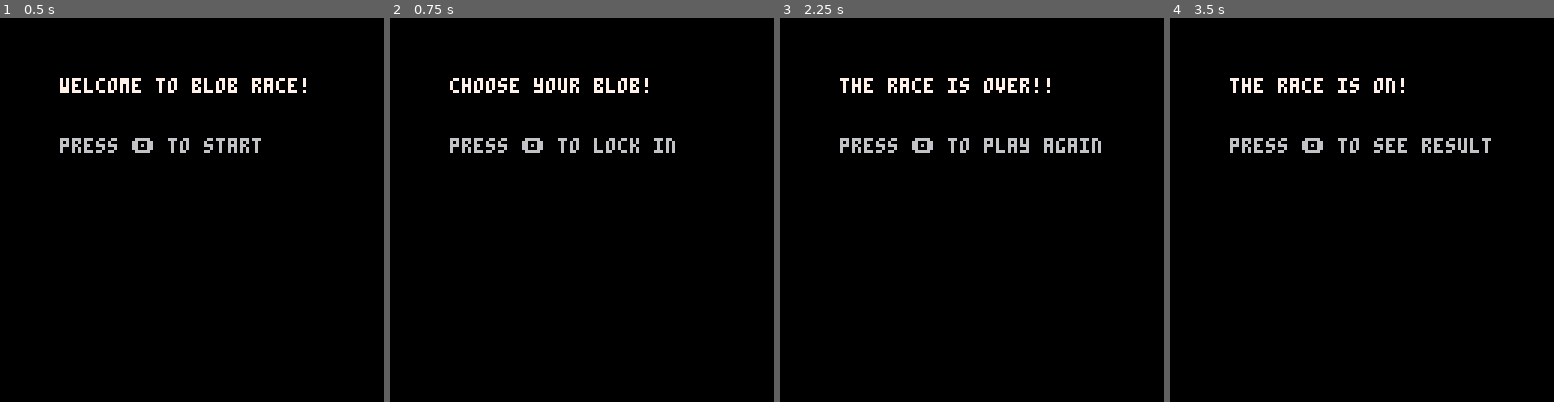
Above: before the commit, frames 1-4 (left to right).
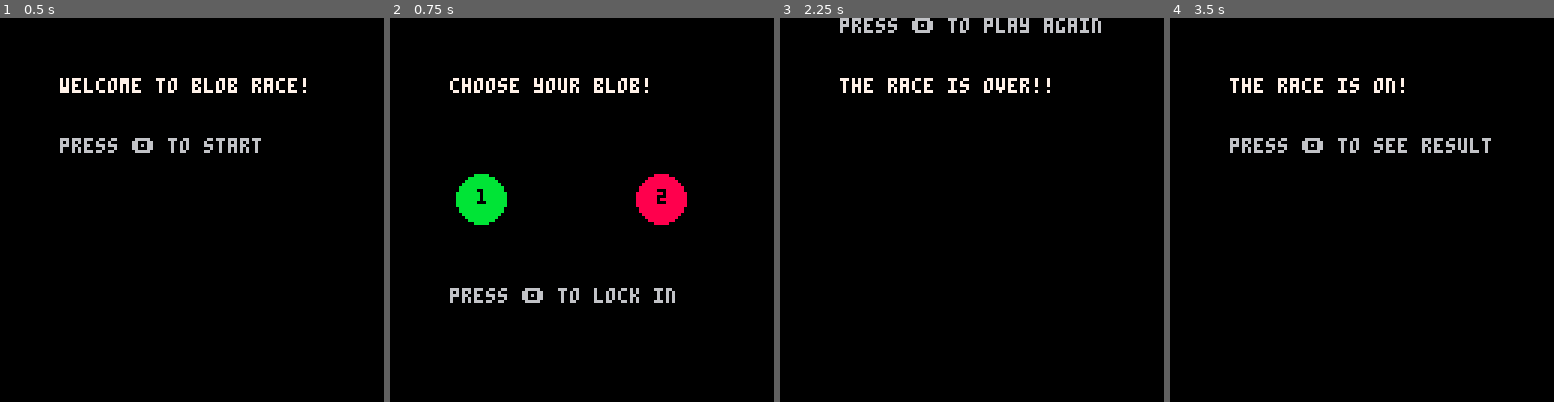
Above: after the commit, the same moments.

Repository: geopet/formula-blob
Game: PICO-8 cartridge blob_race.p8
Two runs of this game, one before a commit and one after it. Both use one fixed random seed, a clock stepped at 60 frames per second and the inputs below.
Inputs:
- Up to frame 1 (0.5 s): no input
- Up to frame 2 (0.75 s): tap O (Z key) at 0.7 s
- Up to frame 3 (2.25 s): tap O (Z key) at 1.7, 2.1 s
- Up to frame 4 (3.5 s): tap O (Z key) at 2.5, 2.9, 3.3 s

Frame 1 is identical in both runs. In frame 2, 4.3% of the frame differs, in the area x 15-78%, y 31-75%; in frame 3, 2.2%; in frame 4, nothing differs.

Commit message:
feat(blob): add programmatically generated blobs
We're using circfill to make a super simple blob to start.

Diff:
--- a/blob_race.p8
+++ b/blob_race.p8
@@ -14,9 +14,9 @@
 function _update()
     if (state == "start") then
         if (btnp(4)) then -- 🅾️ button (z key)
-            state = "guess"
+            state = "choose"
         end
-    elseif (state == "guess") then
+    elseif (state == "choose") then
         if (btnp(4)) then
             state = "racing"
         end
@@ -37,15 +37,24 @@
     if (state == "start") then
         print("welcome to blob race!", 20, 20, 7)
         print("press 🅾️ to start", 20, 40, 6)
-    elseif (state == "guess") then
+    elseif (state == "choose") then
         print("choose your blob!", 20, 20, 7)
-        print("press 🅾️ to lock in", 20, 40, 6)
+
+        -- draw blobs
+        circfill(30, 60, 8, 11) -- left blob (color 11 = light blue)
+        circfill(90, 60, 8, 8) -- right blob (color 8 = red)
+
+        -- add labels
+        print ("1", 29, 57, 0)
+        print ("2", 89, 57, 0)
+
+        print("press 🅾️ to lock in", 20, 90, 6)
     elseif (state == "racing") then
         print("the race is on!", 20, 20, 7)
         print("press 🅾️ to see result", 20, 40, 6)
     elseif (state == "result") then
         print("the race is over!!", 20, 20, 7)
-        print("press 🅾️ to play again", 20, 40, 6)
+        print("press 🅾️ to play again", 20, 0, 6)
     end
 end
 __gfx__
